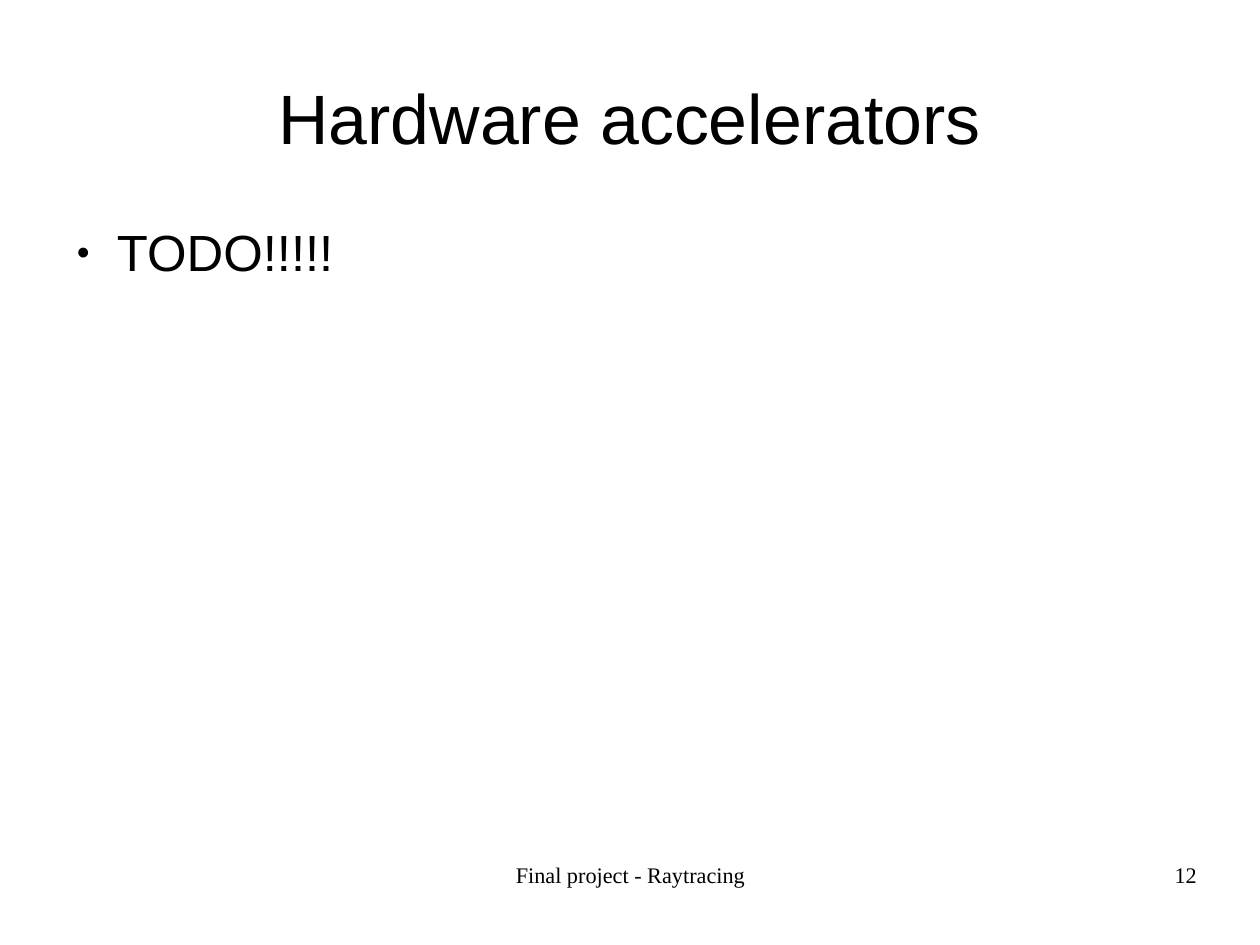
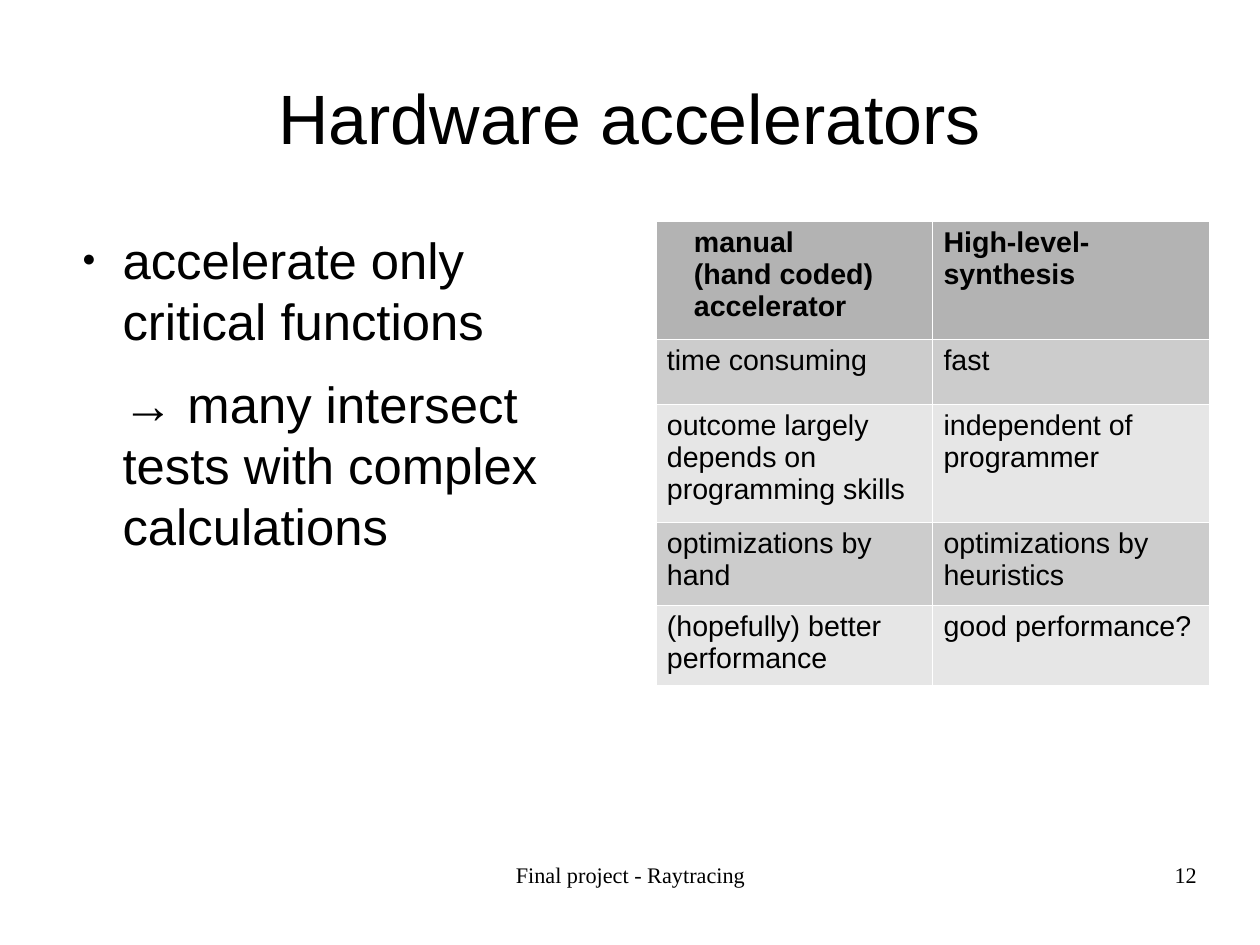
Before and after one commit to carstenbru/eece528_final, a slide deck: slide 12 of presentation/EECE528_project.odp. Drawn at 1260x945 pixels with LibreOffice and Linux fonts; fonts in the diff are those of the drawing. Boxes give left, top, right and bottom in pixels: in the first picture for what was removed or moved away, otherwise in the second. Text is boxed around its words. In the diff, an @@ line names an element or a change of style, - is before the commit and + after.

```diff
--- a/presentation/EECE528_project.odp
+++ b/presentation/EECE528_project.odp
@@ text removed at box(117, 235, 333, 272) @@
-● TODO!!!!!
@@ table added at box(656, 222, 1210, 681), 5 rows, 2 columns @@
+manual / (hand coded) accelerator | High-level-synthesis
+time consuming | fast
+outcome largely depends on programming skills | independent of programmer
+optimizations by hand | optimizations by heuristics
+(hopefully) better performance | good performance?
@@ text added at box(123, 242, 537, 546), 32 pt, text #000000 @@
+● accelerate only critical functions
+→ many intersect tests with complex calculations
```
Also in this commit, not shown: 11 other slides changed, 5 other files.
